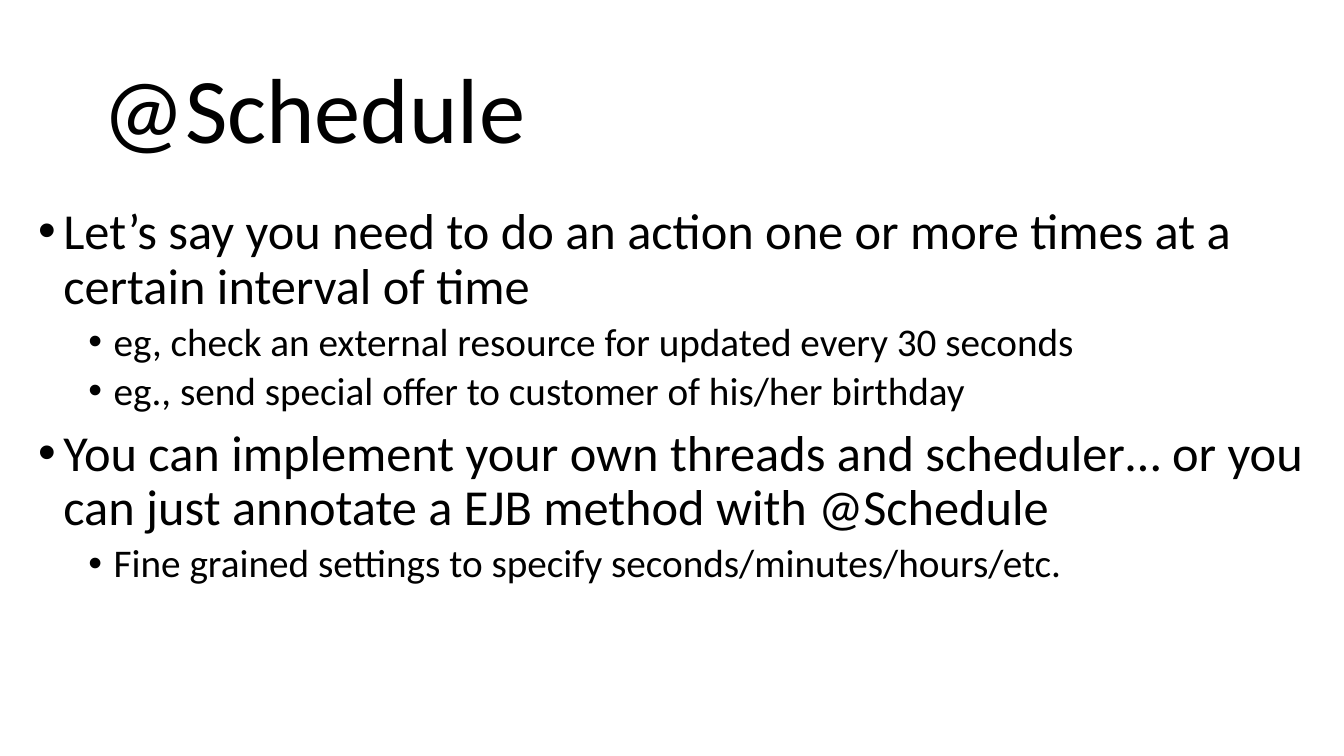
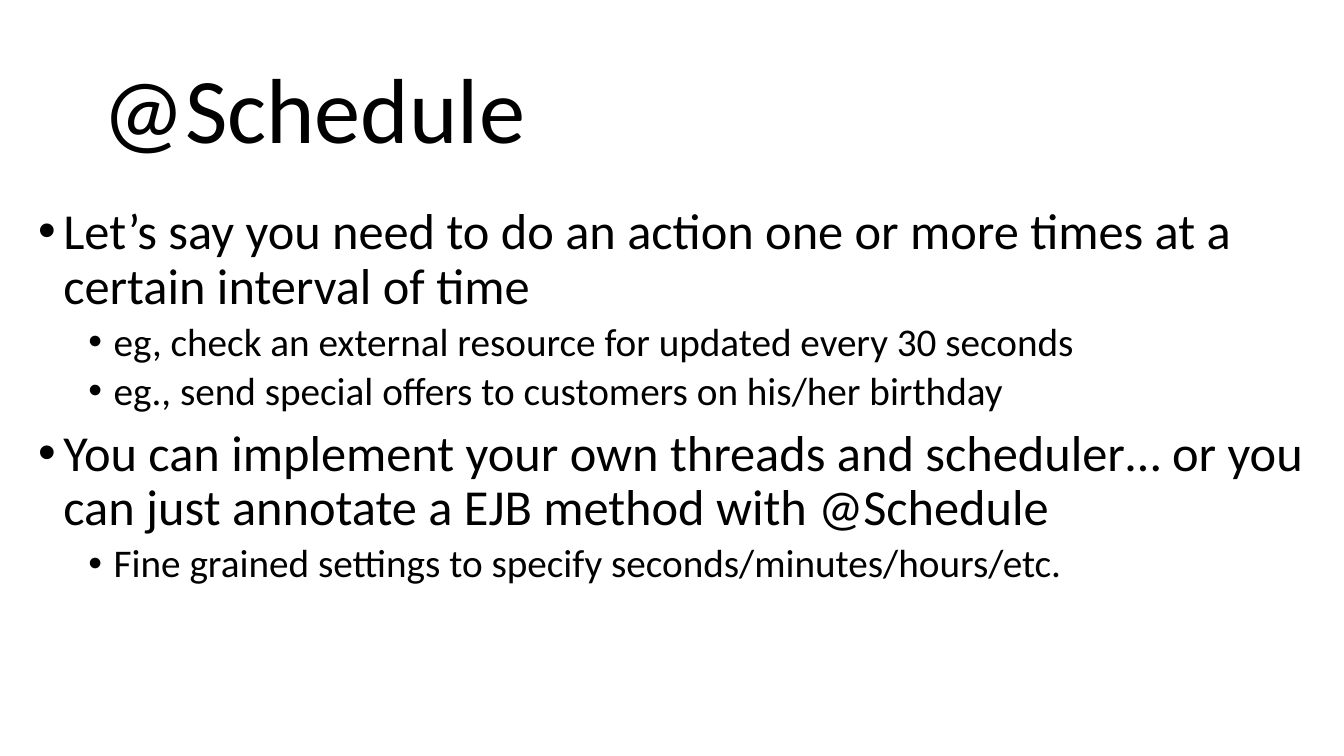
Before and after one commit to arcuri82/testing_security_development_enterprise_systems, a slide deck: slide 5 of doc/intro/slides/lesson_06_ejb.pptx. Drawn at 1344x756 pixels with LibreOffice and Linux fonts; fonts in the diff are those of the drawing. Boxes give left, top, right and bottom in pixels: in the first picture for what was removed or moved away, otherwise in the second. Text is boxed around its words. In the diff, an @@ line names an element or a change of style, - is before the commit and + after.

```diff
--- a/doc/intro/slides/lesson_06_ejb.pptx
+++ b/doc/intro/slides/lesson_06_ejb.pptx
@@ text at bbox=[114, 377, 1002, 412]: text changed @@
-  • eg., send special offer to customer of his/her birthday
+  • eg., send special offers to customers on his/her birthday
```
Also in this commit, not shown: 4 other slides changed, 1 other file.
